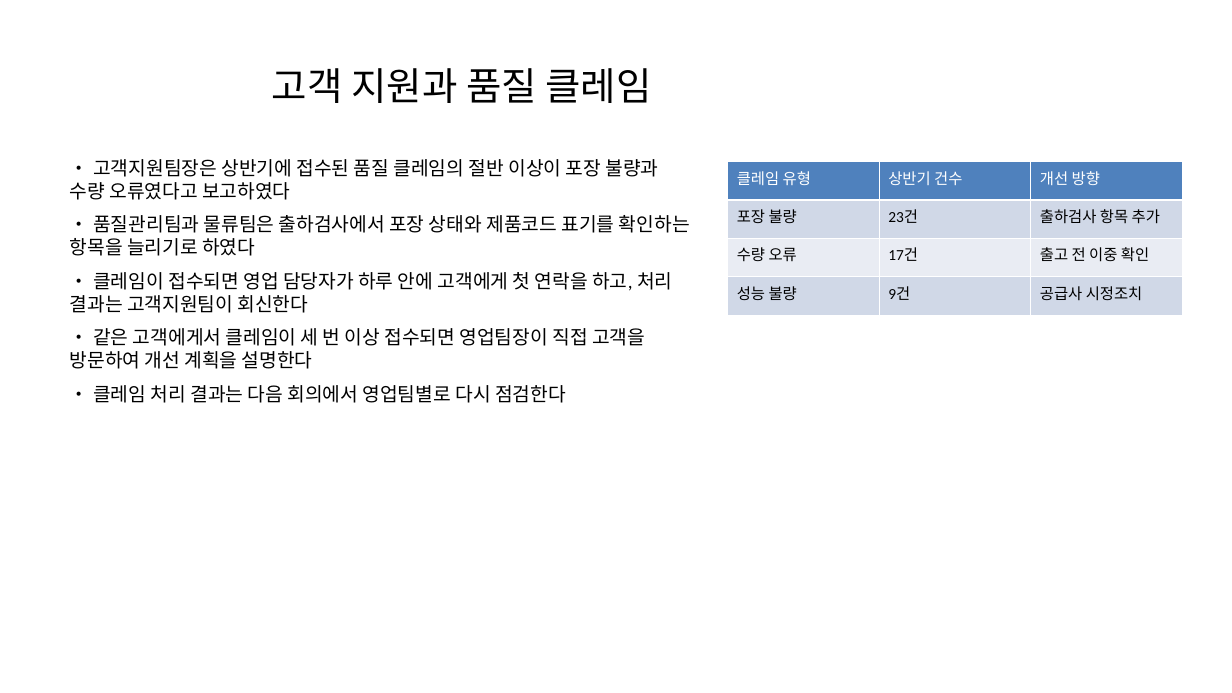
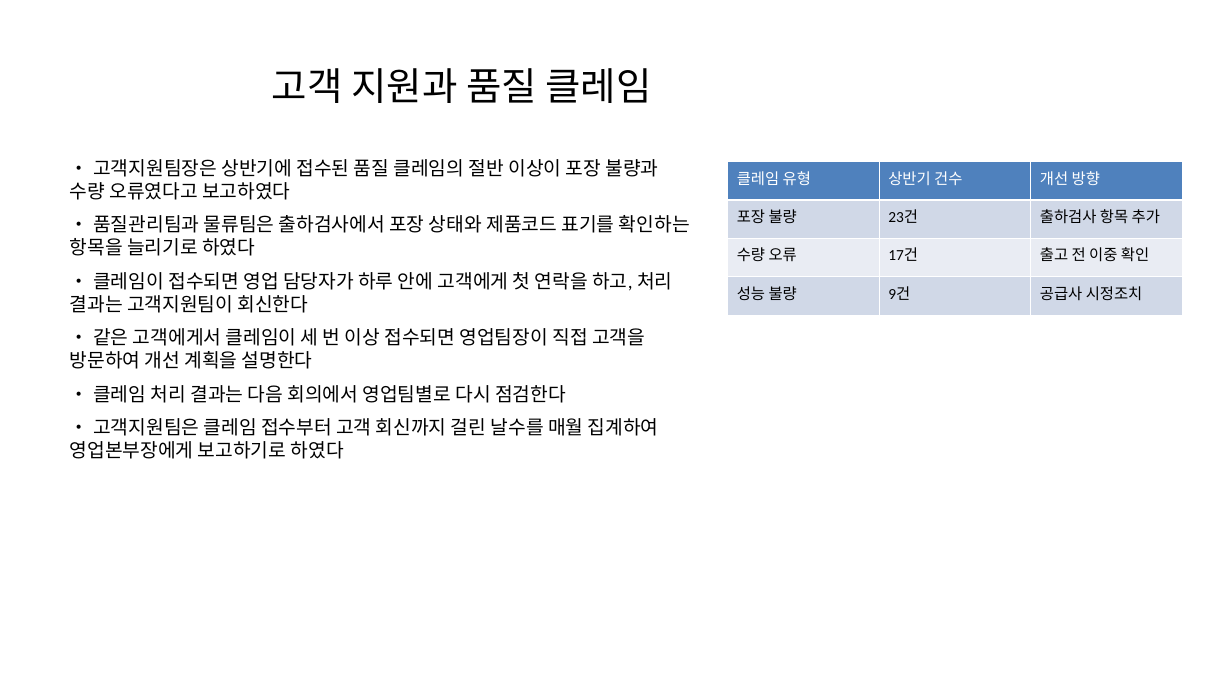
Before and after one commit to kimtoma/AutoOntology, a slide deck: slide 8 of samples/hanbit/documents/영업전략회의록.pptx. Drawn at 1232x693 pixels with LibreOffice and Linux fonts; fonts in the diff are those of the drawing. Boxes give left, top, right and bottom in pixels: in the first picture for what was removed or moved away, otherwise in the second. Text is boxed around its words. In the diff, an @@ line names an element or a change of style, - is before the commit and + after.

```diff
--- a/samples/hanbit/documents/영업전략회의록.pptx
+++ b/samples/hanbit/documents/영업전략회의록.pptx
@@ text at (70, 418, 659, 459): paragraph added @@
+• 고객지원팀은 클레임 접수부터 고객 회신까지 걸린 날수를 매월 집계하여 영업본부장에게 보고하기로 하였다
```
Also in this commit, not shown: 3 other slides changed, 34 other files.
